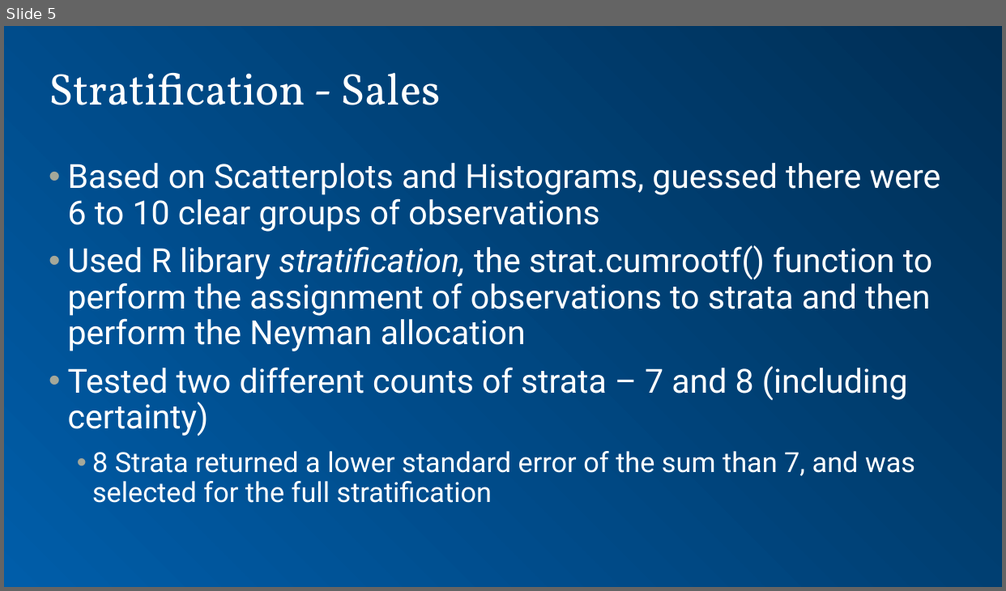
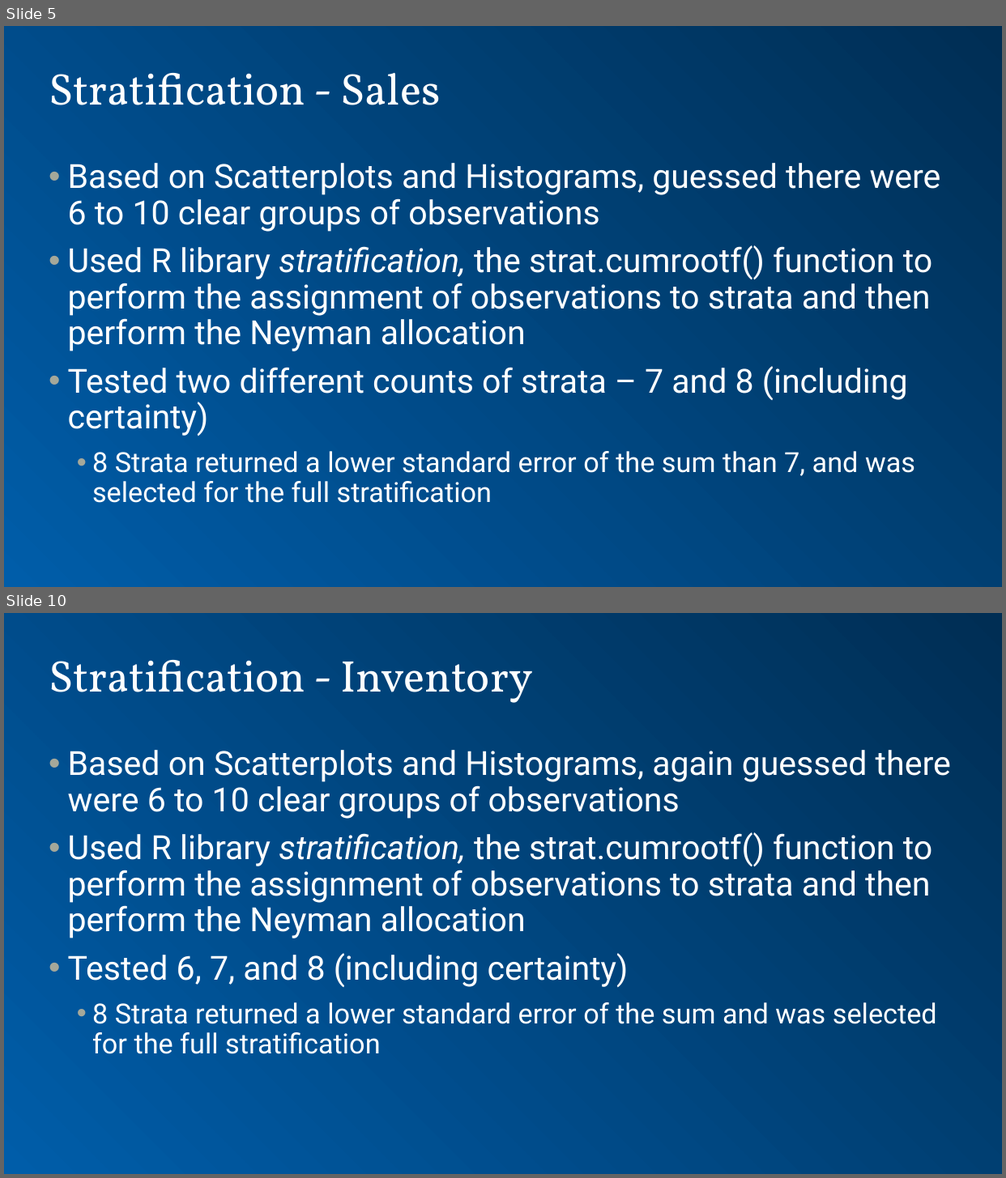
Before and after one commit to dpmurraygt/MSDS6370Project, a slide deck: presentation - Sales.pptx. Shown one above the other, each under a label of ours: slide 5 before the commit, slides 5 and 10 after it; the slides between them are not shown. The pictures are 1006x591 and 1006x1178 pixels, drawn with LibreOffice and Linux fonts; fonts in the diff are those of the drawing; background and template pictures are left out. Boxes give left, top, right and bottom in pixels: in the first picture for what was removed or moved away, otherwise in the second. Text is boxed around its words. In the diff, an @@ line names an element or a change of style, - is before the commit and + after.

```diff
--- a/presentation - Sales.pptx
+++ b/presentation - Sales.pptx
@@ slide 10 added at (4, 613, 1002, 1174), background gradient #002F54 to #005DA9 @@
@@ title added at (49, 660, 532, 703), 32 pt, text #FFFFFF @@
+Stratification - Inventory
@@ text added at (68, 750, 951, 1054), 24 pt, text #FFFFFF @@
+• Based on Scatterplots and Histograms, again guessed there were 6 to 10 clear groups of observations
+• Used R library stratification, the strat.cumrootf() function to perform the assignment of observations to strata and then perform the Neyman allocation
+• Tested 6, 7, and 8 (including certainty)
+  • 8 Strata returned a lower standard error of the sum and was selected for the full stratification
```
Also in this commit, not shown: 1 slide changed, 6 other slides added.
